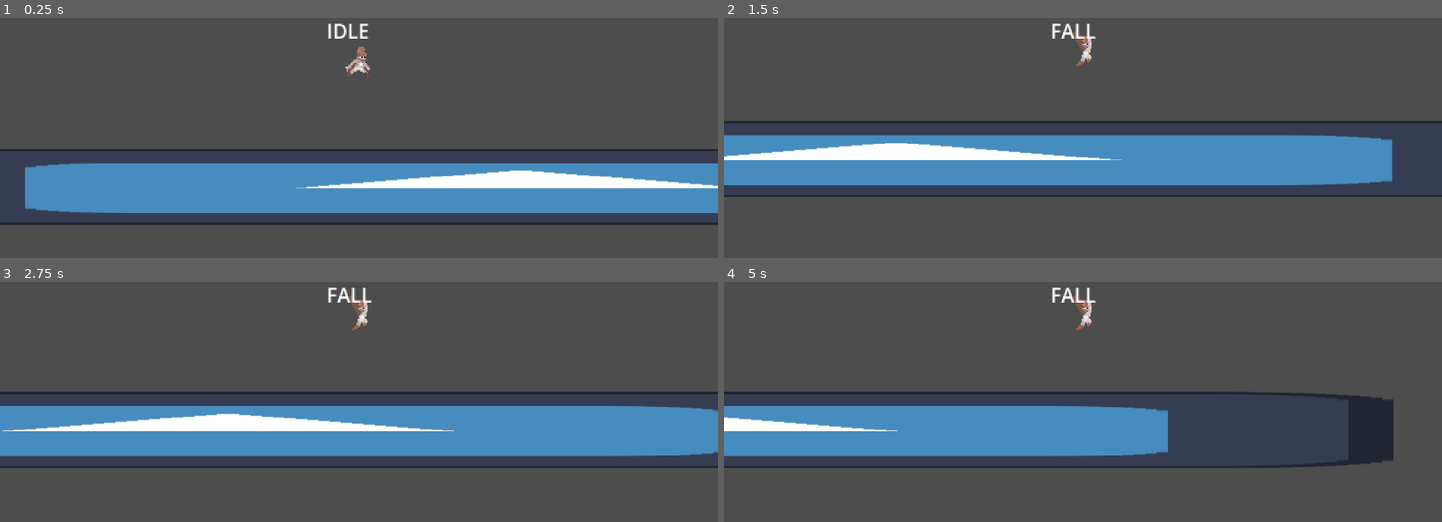
Above: before the commit, frames 1-4 (two rows, left to right).
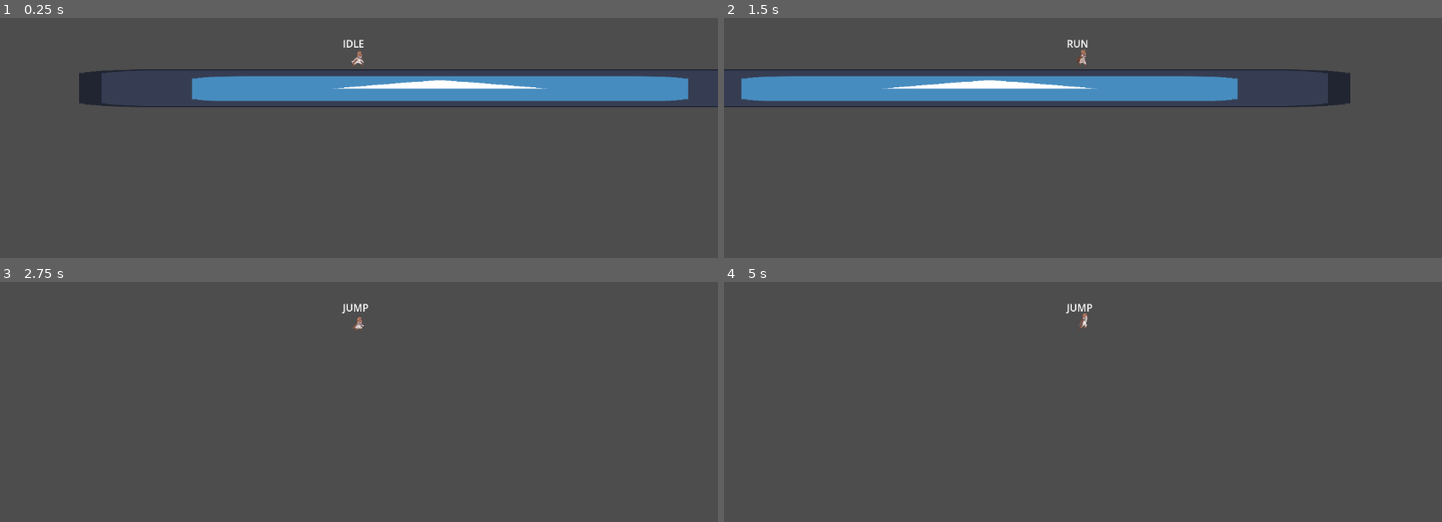
Above: after the commit, the same moments.

Repository: undeadskeleton/presion_platformer
Game: Godot game, scene res://scene/world.tscn
Two runs of this game, one before a commit and one after it. Both use one fixed random seed, a clock stepped at 60 frames per second and the inputs below. The project has no main scene, so this scene is started directly. The engine's default icon, where the game draws it, is replaced by a stand-in: a white triangle on a blue panel in a dark square.
Inputs:
- Up to frame 1 (0.25 s): no input
- Up to frame 2 (1.5 s): hold Space (jump) 0.53-1.28 s; hold D (moveright) from 0.53 s (still down); tap X (climb) at 1.35 s
- Up to frame 3 (2.75 s): tap Space (jump) at 1.52, 1.55, 1.82, 2.3 s; release D (moveright) at 2.03 s; hold A (moveleft) from 2.03 s (still down); hold Z (dash) from 2.03 s (still down)
- Up to frame 4 (5 s): release A (moveleft) at 2.78 s; release Z (dash) at 2.78 s; hold D (moveright) 2.78-4.28 s; tap Space (jump) at 2.85, 3.02, 3.32, 3.77, 3.8, 4.07, 4.52, 4.55, 4.82 s; hold X (climb) 3.53-4.28 s; hold A (moveleft) from 4.28 s (still down); tap Z (dash) at 4.35 s

The runs differ from the first frame. In frame 1, 31% of the frame differs, in the area x 0-100%, y 2-87%; in frame 2, 30%; in frame 3, 24%; in frame 4, 17%.

Commit message:
updating

Diff:
--- a/scene/player.tscn
+++ b/scene/player.tscn
@@ -168,7 +168,6 @@
 shape = SubResource("RectangleShape2D_oyhq6")
 
 [node name="Camera2D" type="Camera2D" parent="."]
-zoom = Vector2(2, 2)
 
 [node name="State_Machine" type="Node" parent="."]
 script = ExtResource("6_x6oaa")
--- a/script/fsm/idle.gd
+++ b/script/fsm/idle.gd
@@ -4,10 +4,9 @@
 	player.gravity(delta)
 	if player.movement_input.x != 0:
 		return STATE.RUN
-	if player.jump_input == true:
+	if player.jump_input_actuation == true:
 		return STATE.JUMP
-	if player.velocity.y < 0:
-		#await get_tree().create_timer(0.5).timeout
+	if player.velocity.y >0:
 		return STATE.FALL
 	return null
 
--- a/script/fsm/jump.gd
+++ b/script/fsm/jump.gd
@@ -1,9 +1,9 @@
 extends State
 
 func update(delta):
+	player_movement()
 	player.gravity(delta)
-	player_movement()
-	if player.velocity.y < 0:
+	if player.velocity.y >0:
 		return STATE.FALL
 	return null
 
--- a/script/fsm/run.gd
+++ b/script/fsm/run.gd
@@ -5,11 +5,10 @@
 	player_movement()
 	if player.velocity.x == 0:
 		return STATE.IDLE
-	if  player.jump_input:
+	if player.velocity.y >0:
+		return STATE.FALL
+	if player.jump_input_actuation:
 		return STATE.JUMP
-	if player.velocity.y < 0:
-		#await get_tree().create_timer(0.5).timeout
-		return STATE.FALL
 	return null
 
 func enter():
--- a/script/player.gd
+++ b/script/player.gd
@@ -3,7 +3,7 @@
 
 const SPEED = 300.0
 const JUMP_VELOCITY = -400.0
-const gravity_value = 800
+const gravity_value = 8000.0
 
 #player input
 var movement_input : Vector2 =  Vector2.ZERO
